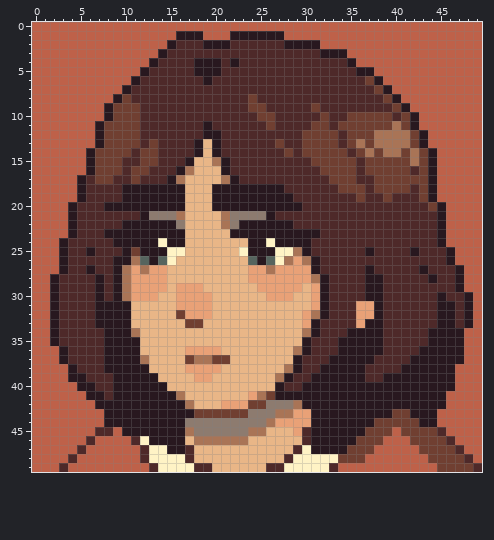
One commit to this pixel-art sprite: assets/sprites/characters/portraits/portrait_nour_neutral.png. Above: the version before the commit.
The file is 50x50 pixels.
Once edited:
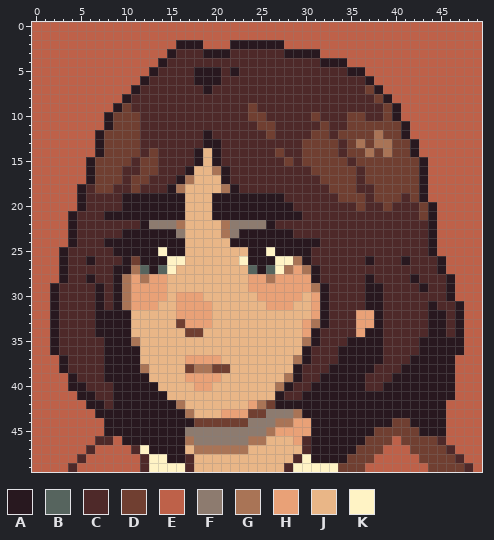
Palette (. is transparent): A #28181f  B #56645e  C #4e2929  D #703f31  E #be6149  F #8d7b6f  G #a97456  H #e9a177  J #e9b687  K #fff3c5
From the commit log: added rina portrait to color manager, updated nour portrait
The exact change:
Changed rows in their new state; - is an unchanged pixel.
first column x 2:
 1 --------------EEE---EEEEEE----------------------
 2 -------------EAAAEEEAAAAAAEEEE------------------
 3 ------------EA---AAA------AAAAEEE---------------
 4 -----------EA---CCC-C---------AAAE--------------
 5 ----------EA--------A------------A-E------------
 6 ---------EA-----A-A----------------AE-----------
 7 --------EA-------A-----------------DAE----------
 8 -------EA-------------C-------------DAE---------
 9 ------EA-C-------------C-----C-------DAE--------
10 ----------------------D-C----DC----CC-AEE-------
11 -----EA----------C-----D-----C--C-----DAE-------
12 ------------------C-----D---C--CD----DDAEE------
13 -----------C----CA-------C------------DDAE------
14 ----EA---DC--------------DC-----CD----D-AEE-----
15 --------D------CA-AC------D-D----CD-----DAE-----
16 ---------C-D--CA--G----------D----------DAE-----
17 ---EA--D--D--CAG---AC---------D----D-----AE-----
18 -----DD-CDCCC-G---JG-CCCCC-----D--C-----DAE-----
19 --------------------------C-----DD--D-D-DAE-----
20 --EA--CC-------------------C------D--D---DAE----
21 ------AAAA-AAAA---AAAAAA-AAA-------------DAE----
22 --------CC-FFFG------FFF-CC---------------AE----
23 ------CC------F----GF------CCC------------AE----
24 -EA---A-----A-------AA--A----A------------AE----
25 ----C--A-A--KAA------J--KAAA-------C----C-AEE---
26 ----A--C-DA-A-K------KA-A-KGAC-----A---A---AE---
27 ----C---AGBABK--------BABKG-G------C-----C-AEE--
28 EA--AC----G-------------G----AC-----C---A-C-AE--
29 --------------JJJ-----H-----HG-----------A--AE--
30 ------------H----J-----H---H---------------CAEE-
31 ------C-GHHH------------HHH-------CA------ACCAE-
32 --------------H-------------JH------------A-CAE-
33 --------------DHHH-----------GA----H------A-CAE-
34 -----A---J-----DD-----------H----CH---------C---
35 ---------G------------------GA--C--------A------
36 AC-------------JJJJ--------J--------------------
37 ----------J----HHHHJ-------GA--C----A--------E--
38 -AC-------G----DGGDD------J---C----A------------
39 ---C--A----J---H--H------JGA-C-------C----------
40 --A-C-------J---HH-------GA-C------CC-----------
41 ---A-C-------JJ-------JJJ-CC----------------A---
42 ----A-C-------GJ---JJJHGDAAA--------------------
43 -----A---------GJJJHHHDD-FFGA---------AA---A----
44 ---------------ADDDDDD--FGG---------AA--A--A----
45 -----EAA-------F------FFGHH-H------A--D--AAA----
46 ----ECC-AAA----GFFFFFFGG---H------A--D-D---CE---
47 ---EC----CKAA--JGGGGGG-----JC----A--D---D---CE--
48 --EC---------AA-----------JC-AAAA--D-----D---CE-
49 -EC-------CK---CJJ------JJC----KDDD-------D---CE
Boxes around the changes in both pictures, in picture pixels (x1, y1, x2, y2):
changed: (50, 31, 482, 472)
